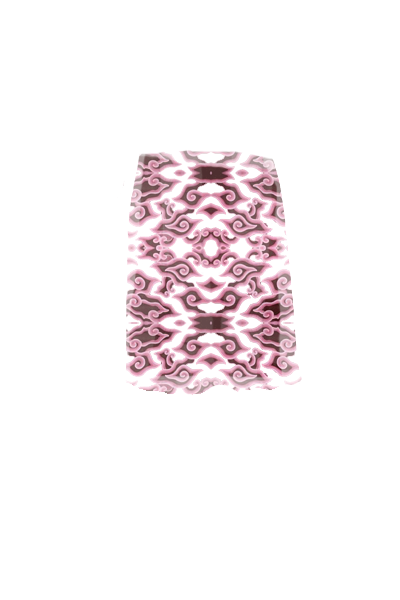
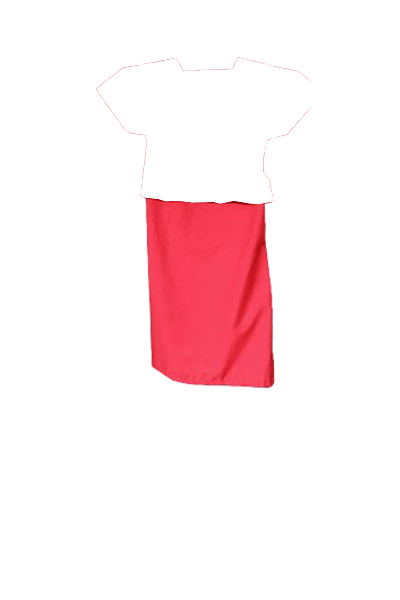
Two versions of the same layered image (400x600). Layer-by-layer changes:
added group "desain3" with 2 layers above "Desain1" over (96, 57, 311, 389)
hid "desain2_3", moved it into group "desain3", painted on it over (123, 149, 302, 395)
added layer "cewe2_plain" above "Rectangle 1" over (96, 57, 311, 389)
